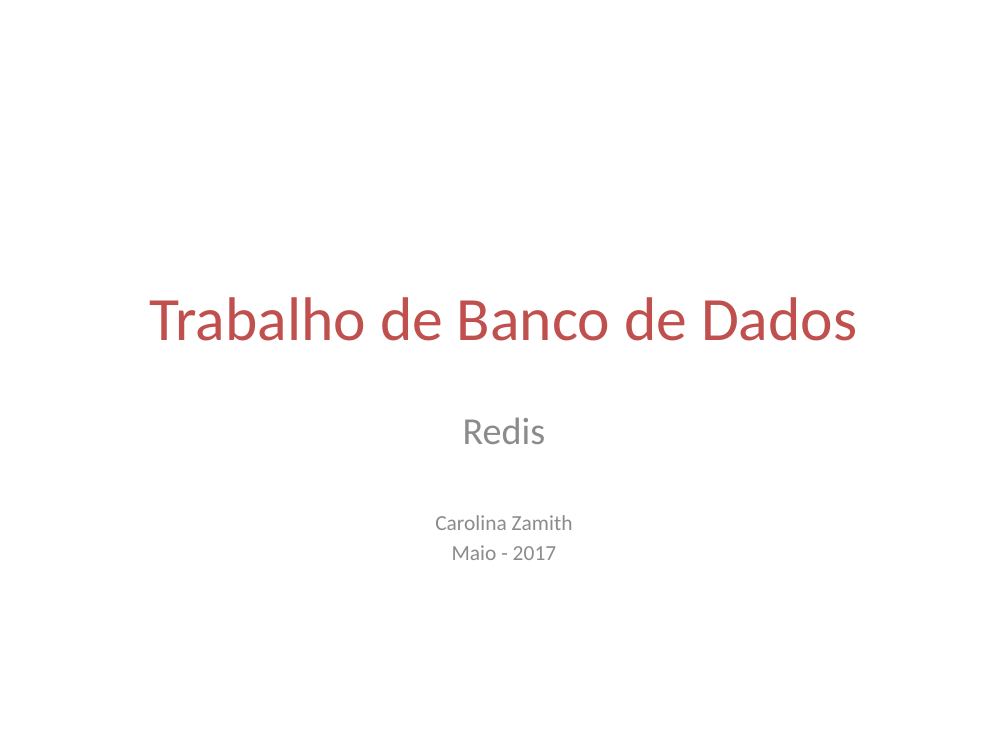
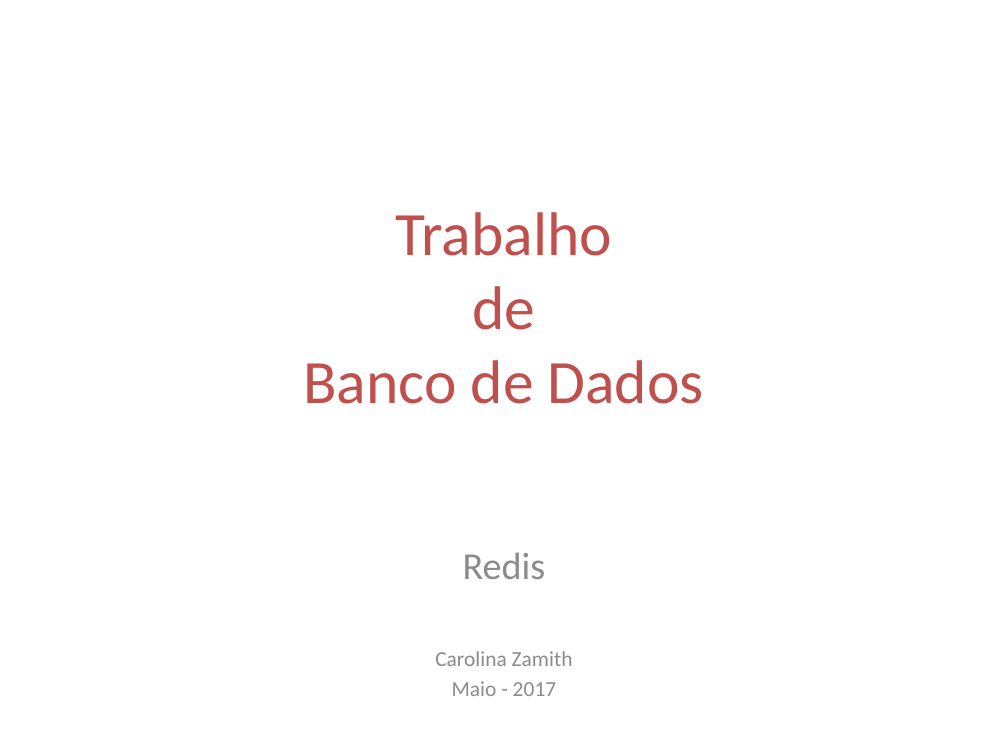
Before and after one commit to carolzamith/trabalhobd_mestrado, a slide deck: slide 1 of apresentaçãoBD.pptx. Drawn at 1008x756 pixels with LibreOffice and Linux fonts; fonts in the diff are those of the drawing. Boxes give left, top, right and bottom in pixels: in the first picture for what was removed or moved away, otherwise in the second. Text is boxed around its words. In the diff, an @@ line names an element or a change of style, - is before the commit and + after.

```diff
--- a/apresentaçãoBD.pptx
+++ b/apresentaçãoBD.pptx
@@ title "Trabalho de Banco de Dados" rewrapped from (150, 297, 857, 341) to (304, 212, 704, 404) @@
@@ subtitle "Redis": place and size @@
-subtitle "Redis" at (435, 417, 573, 560)
+subtitle "Redis" at (435, 552, 573, 696)
```
Also in this commit, not shown: 3 other slides changed, 5 slides added, 1 slide removed.
